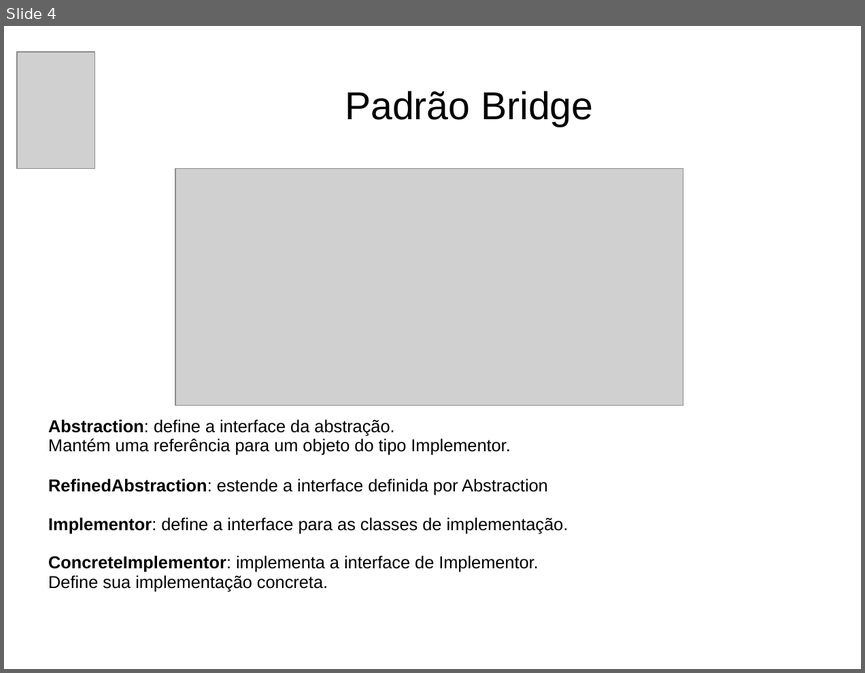
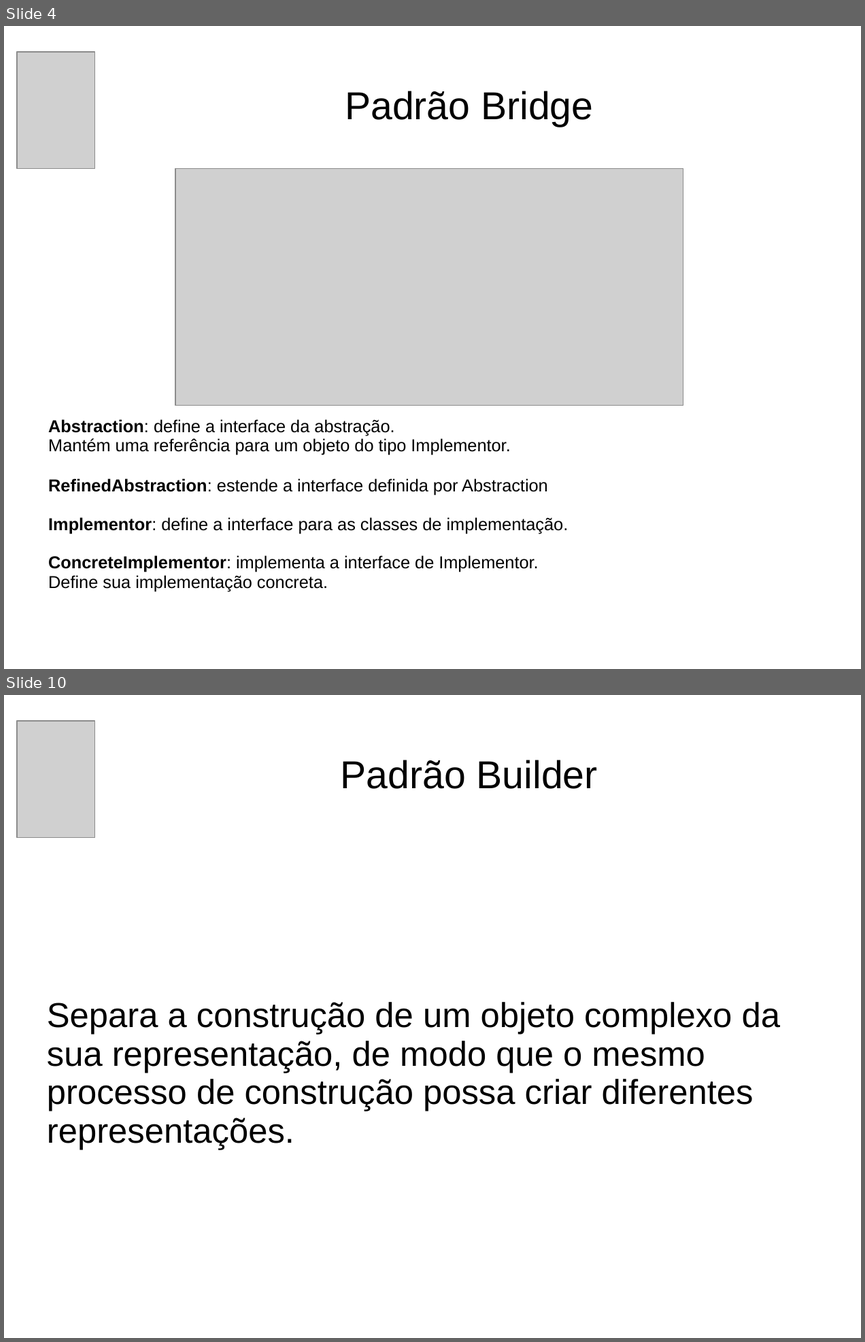
Before and after one commit to andrePfeiffer/Padroes, a slide deck: arquivos/Apresentação PSI.ppt. Shown one above the other, each under a label of ours: slide 4 before the commit, slides 4 and 10 after it; the slides between them are not shown. The pictures are 865x673 and 865x1342 pixels, drawn with LibreOffice and Linux fonts; fonts in the diff are those of the drawing; grey boxes stand for pictures; background and template pictures are left out. Boxes give left, top, right and bottom in pixels: in the first picture for what was removed or moved away, otherwise in the second. Text is boxed around its words. In the diff, an @@ line names an element or a change of style, - is before the commit and + after.

```diff
--- a/arquivos/Apresentação PSI.ppt
+++ b/arquivos/Apresentação PSI.ppt
@@ slide 10 added at box(4, 695, 861, 1338), background #FFFFFF @@
@@ picture added at box(17, 721, 96, 837) @@
@@ title added at box(341, 760, 598, 789), 36 pt, text #000000 @@
+Padrão Builder
@@ subtitle added at box(47, 1002, 780, 1150), 32 pt, text #000000 @@
+Separa a construção de um objeto complexo da sua representação, de modo que o mesmo processo de construção possa criar diferentes representações.
```
Also in this commit, not shown: 1 slide changed, 13 other slides added, 3 other files.
